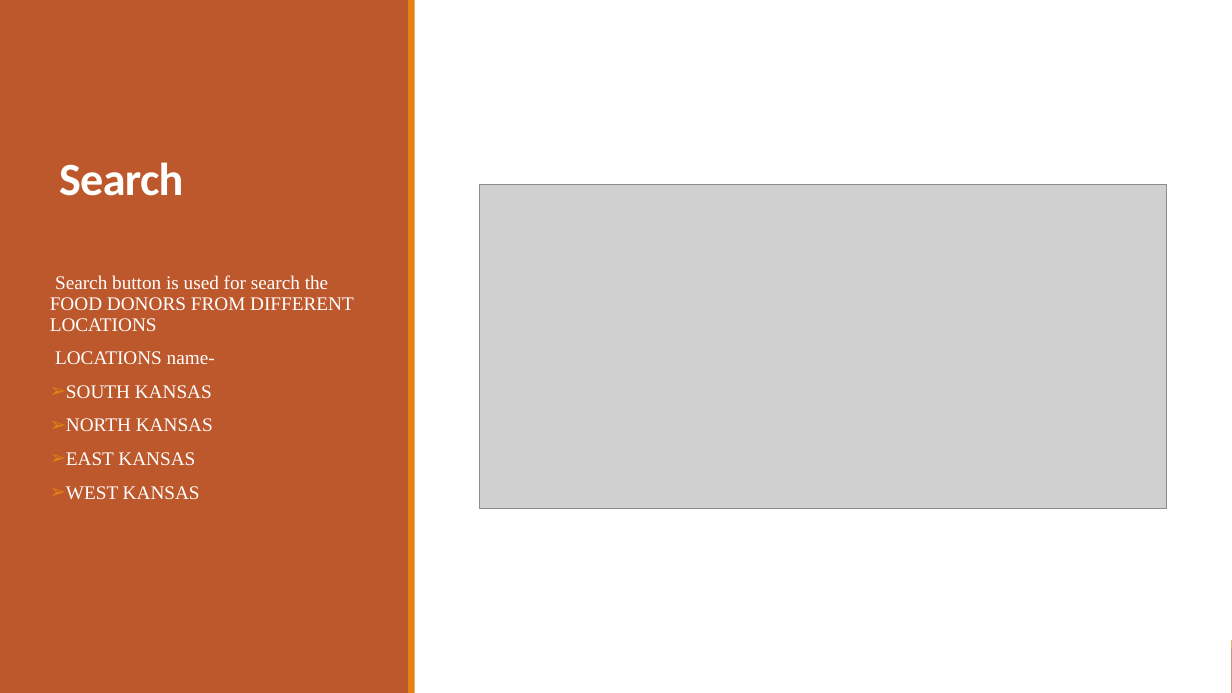
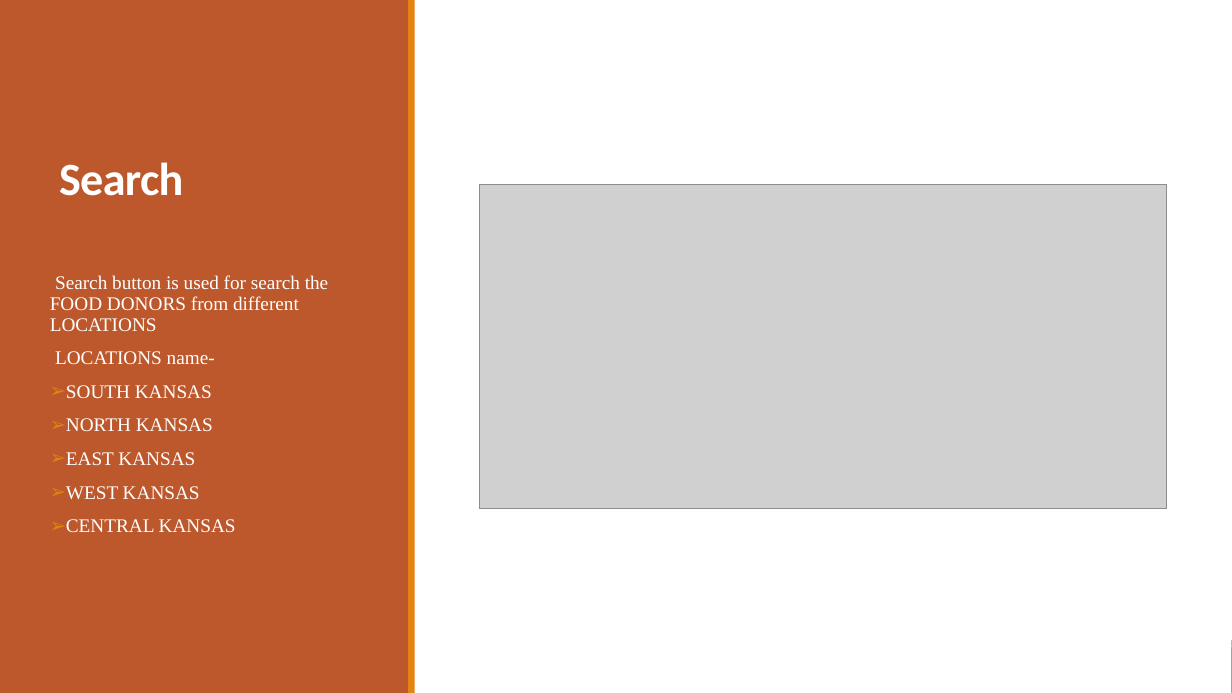
Before and after one commit to srikarpavan/UMKCHackathon_fall2019, a slide deck: slide 10 of doc/Hackthon_feedkc.pptx. Drawn at 1232x693 pixels with LibreOffice and Linux fonts; fonts in the diff are those of the drawing; grey boxes stand for pictures. Boxes give left, top, right and bottom in pixels: in the first picture for what was removed or moved away, otherwise in the second. Text is boxed around its words. In the diff, an @@ line names an element or a change of style, - is before the commit and + after.

```diff
--- a/doc/Hackthon_feedkc.pptx
+++ b/doc/Hackthon_feedkc.pptx
@@ text at (x1=50, y1=275, x2=328, y2=331): text changed @@
-  Search button is used for search the FOOD DONORS FROM DIFFERENT LOCATIONS
+  Search button is used for search the FOOD DONORS from different LOCATIONS
@@ text at (x1=66, y1=519, x2=236, y2=532): paragraph added @@
+➢ CENTRAL KANSAS
```
Also in this commit, not shown: 4 other slides changed.
